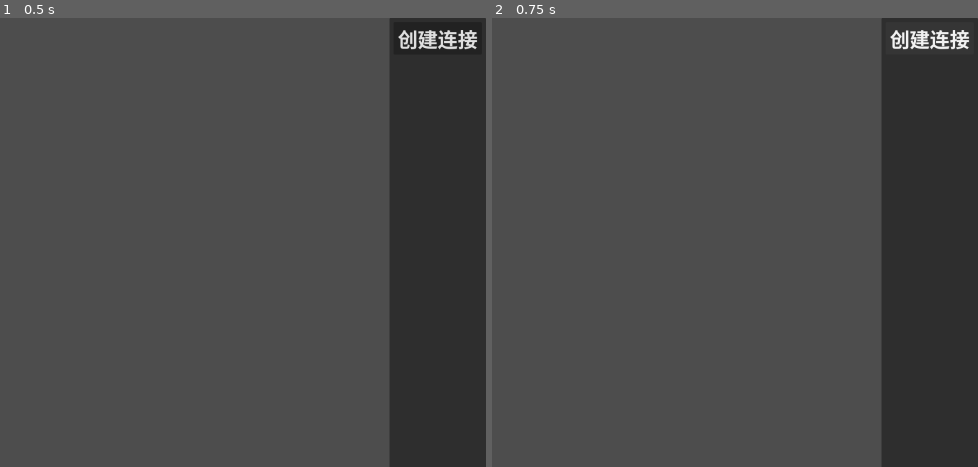
Above: before the commit, frames 1-2 (left to right).
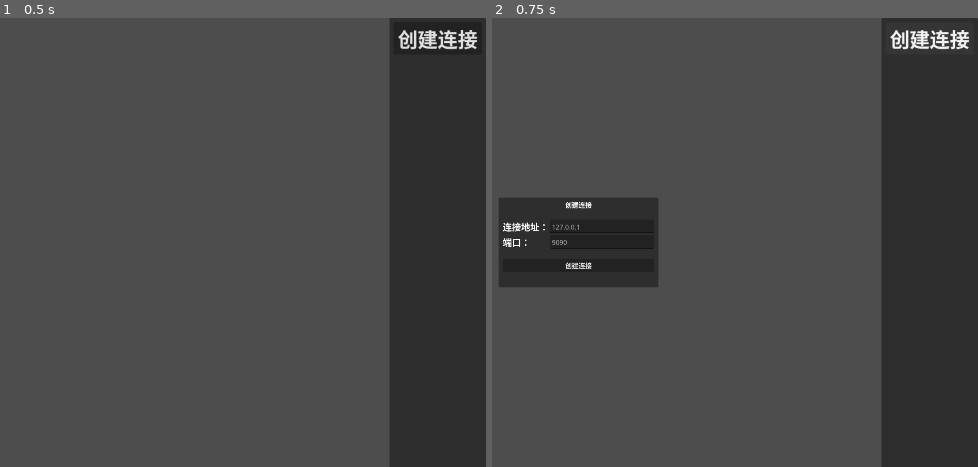
Above: after the commit, the same moments.

Repository: LYK-ce/Pictor
Game: Godot game, scene res://src/main/main.tscn
The game is run twice, just before and just after one commit, with the same random seed, the same clock (stepped at 60 frames per second) and the same inputs. The project has no main scene, so this scene is started directly.
Inputs:
- Up to frame 1 (0.5 s): no input
- Up to frame 2 (0.75 s): click "创建连接" at 0.5 s

Frame 1 is identical in both runs. In frame 2, 6.4% of the frame differs, in the area x 1-35%, y 40-60%.
Error before the commit: Cannot call method 'instantiate' on a null value. (res://src/ui/WebSocket/websocket_menu.gd:17)

Commit message:
websocket creation menu update

Diff:
--- a/src/main/main.tscn
+++ b/src/main/main.tscn
@@ -16,4 +16,4 @@
 
 [node name="WebSocketManager" parent="." unique_id=99410890 instance=ExtResource("4_ws")]
 
-[node name="WebSocketMenu" parent="." instance=ExtResource("5_menu")]
+[node name="WebSocketMenu" parent="." unique_id=739165699 instance=ExtResource("5_menu")]
--- a/src/ui/WebSocket/web_socket_creation_menu.gd
+++ b/src/ui/WebSocket/web_socket_creation_menu.gd
@@ -4,8 +4,8 @@
 ##
 ## WebSocketCreationMenu — 输入地址端口，emit ws_connect_requested
 
-@onready var address := $Panel/MarginContainer/VBoxContainer/HBoxContainer/VBoxContainer/address as LineEdit
-@onready var port := $Panel/MarginContainer/VBoxContainer/HBoxContainer/VBoxContainer/port as LineEdit
+@onready var address =$Panel/MarginContainer/VBoxContainer/HBoxContainer/VBoxContainer2/address
+@onready var port = $Panel/MarginContainer/VBoxContainer/HBoxContainer/VBoxContainer2/port
 
 
 func _on_button_pressed() -> void:
--- a/src/ui/WebSocket/web_socket_creation_menu.tscn
+++ b/src/ui/WebSocket/web_socket_creation_menu.tscn
@@ -63,13 +63,13 @@
 layout_mode = 2
 size_flags_horizontal = 3
 
-[node name="TextEdit" type="TextEdit" parent="Panel/MarginContainer/VBoxContainer/HBoxContainer/VBoxContainer2" unique_id=533324364]
+[node name="address" type="TextEdit" parent="Panel/MarginContainer/VBoxContainer/HBoxContainer/VBoxContainer2" unique_id=533324364]
 layout_mode = 2
 size_flags_vertical = 3
 placeholder_text = "127.0.0.1"
 emoji_menu_enabled = false
 
-[node name="TextEdit2" type="TextEdit" parent="Panel/MarginContainer/VBoxContainer/HBoxContainer/VBoxContainer2" unique_id=1402041264]
+[node name="port" type="TextEdit" parent="Panel/MarginContainer/VBoxContainer/HBoxContainer/VBoxContainer2" unique_id=1402041264]
 layout_mode = 2
 size_flags_horizontal = 3
 size_flags_vertical = 3
--- a/src/ui/WebSocket/websocket_menu.gd
+++ b/src/ui/WebSocket/websocket_menu.gd
@@ -15,4 +15,4 @@
 		return
 
 	_creation_menu = creation_menu_scene.instantiate()
-	add_child(_creation_menu)
+	get_parent().add_child(_creation_menu)
--- a/src/ui/WebSocket/websocket_menu.tscn
+++ b/src/ui/WebSocket/websocket_menu.tscn
@@ -1,6 +1,7 @@
 [gd_scene format=3 uid="uid://bhsl8mnyldejx"]
 
 [ext_resource type="Script" uid="uid://mgvfiw10b8qp" path="res://src/ui/WebSocket/websocket_menu.gd" id="1_2jwkf"]
+[ext_resource type="PackedScene" uid="uid://0u6e3bgotaeb" path="res://src/ui/WebSocket/web_socket_creation_menu.tscn" id="2_nspd6"]
 
 [node name="WebsocketMenu" type="Control" unique_id=313005512]
 layout_mode = 3
@@ -11,6 +12,7 @@
 offset_bottom = 40.0
 grow_horizontal = 0
 script = ExtResource("1_2jwkf")
+creation_menu_scene = ExtResource("2_nspd6")
 
 [node name="PanelContainer" type="PanelContainer" parent="." unique_id=148020760]
 layout_mode = 1
Not shown: 1 places in src/main/main.tscn that only renumber resources
